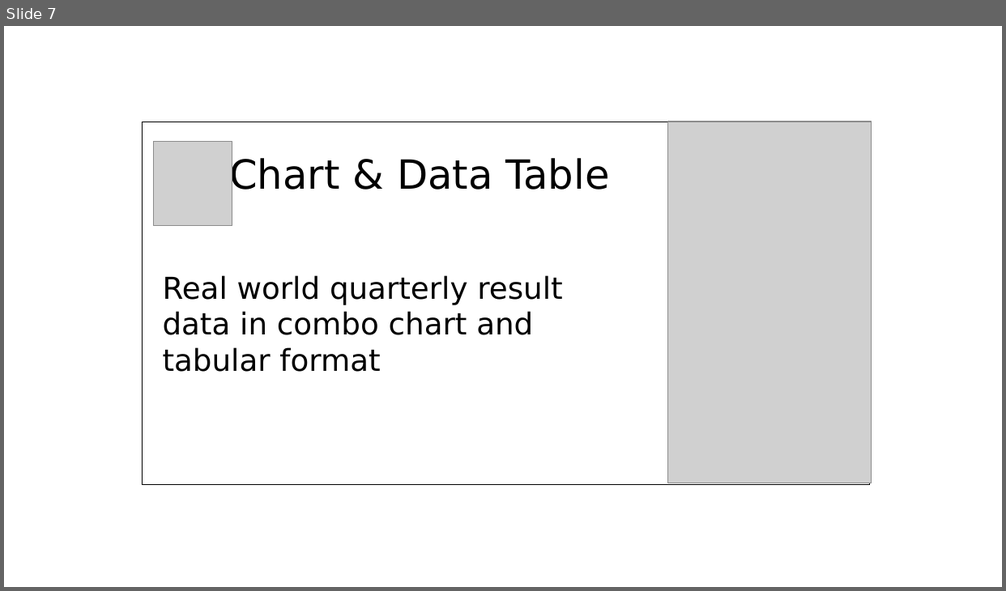
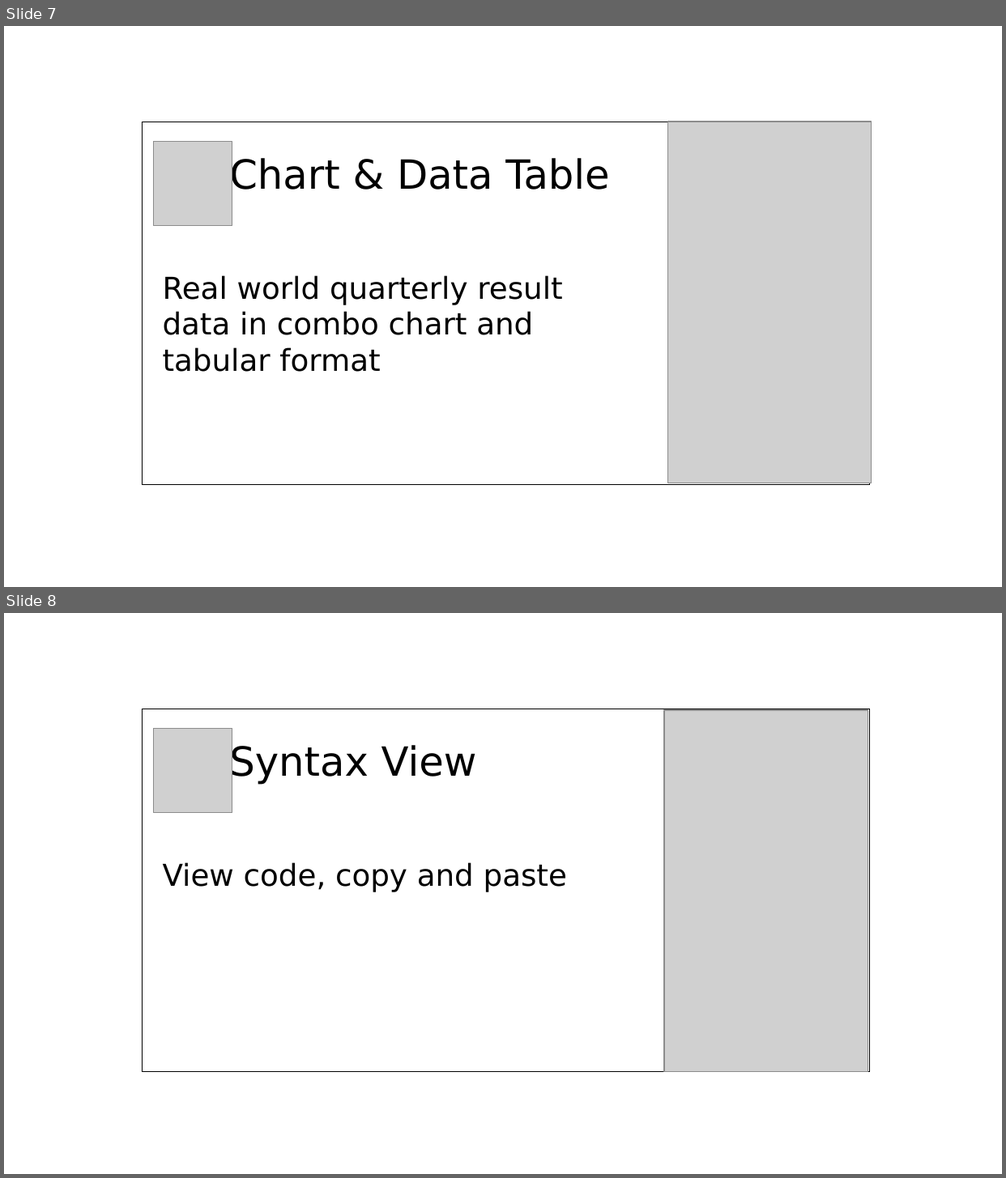
Before and after one commit to limcheekin/fluwix, a slide deck: doc/post-heading-design.odp. Shown one above the other, each under a label of ours: slide 7 before the commit, slides 7 and 8 after it. The pictures are 1006x591 and 1006x1178 pixels, drawn with LibreOffice and Linux fonts; fonts in the diff are those of the drawing; grey boxes stand for pictures. Boxes give left, top, right and bottom in pixels: in the first picture for what was removed or moved away, otherwise in the second. Text is boxed around its words. In the diff, an @@ line names an element or a change of style, - is before the commit and + after.

Commit message:
added syntax view heading design

```diff
--- a/doc/post-heading-design.odp
+++ b/doc/post-heading-design.odp
@@ slide 8 added at [4,613,1002,1174], background #FFFFFF @@
@@ rectangle added at [143,709,870,1072], outline #000000 0 pt @@
@@ picture added at [153,728,232,812] @@
@@ picture added at [664,710,868,1072] @@
@@ text added at [163,743,567,892], 24 pt, text #000000 @@
+Syntax View
+View code, copy and paste
```
